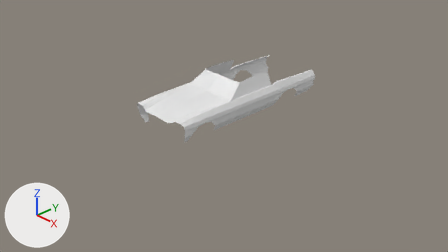
Before and after pictures for a commit that changed the Blender file Mustang/mustang.blend.
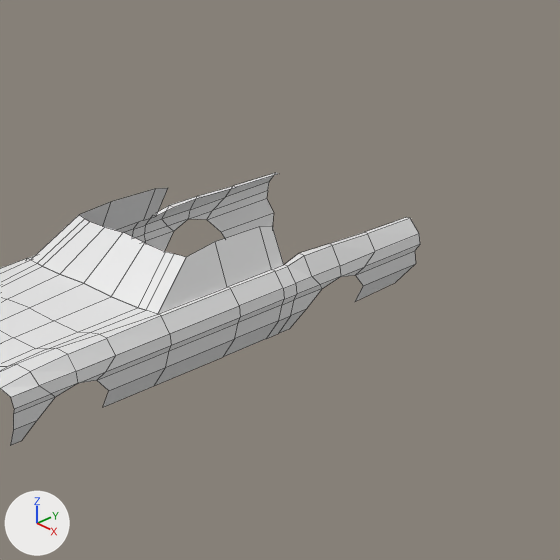
There are two pictures of each version: one from the file's camera 'Camera', one close up on the part from 40% to 80% of the width and 0% to 71% of the height. Every picture has the same lights, and +X, +Y and +Z are marked at lower left. The close-ups show mesh edges as thin lines.
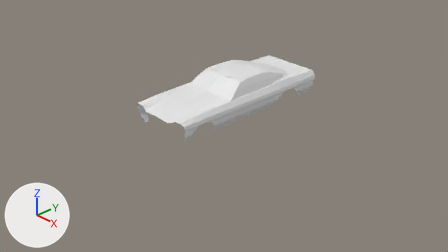
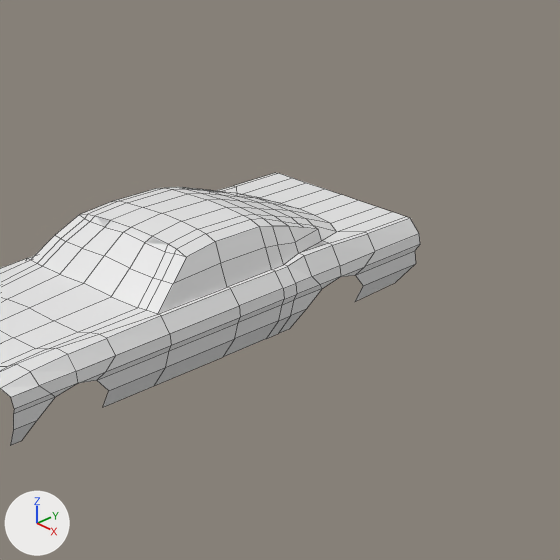
Diff of the bpy script that builds the scene:
```diff
--- a/Mustang/mustang.blend.py
+++ b/Mustang/mustang.blend.py
@@ me_circle @@
 # used by ob_circle; location = (0.0, 0.0, 0.0)
-me_circle.from_pydata(...)  # 115 vertices, 85 faces; spans x 0.0..0.63, y -1.52..1.79, z 0.27..0.96
+me_circle.from_pydata(...)  # 155 vertices, 130 faces; spans x 0.0..0.63, y -1.52..1.79, z 0.27..0.99
+# me_circle part 1
+# 6 vertices are removed from x 0.0..0.52, y -0.39..0.67, z 0.71..0.74
+# 7 faces are deleted
+# 3 vertices move from x 0.52, y -0.32..0.57, z 0.71 to x 0.48..0.49, y -0.17..0.56, z 0.83..0.84
+# 46 vertices are added at x 0.0..0.48, y -0.23..1.76, z 0.71..0.99
+# 52 new faces join them
```

Changed parts and their boxes [x1, y1, x2, y2] in the close-ups (560 x 560 px):
part 1 of me_circle, built on: before [31, 188, 284, 314]; after [31, 173, 406, 314]
